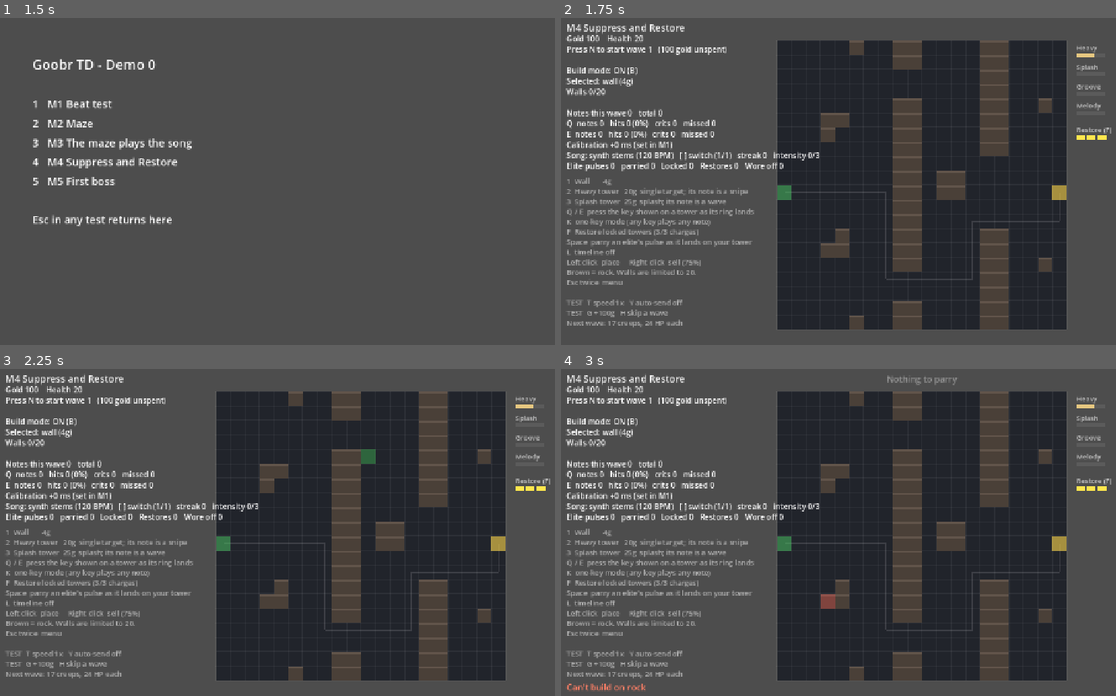
Above: before the commit, frames 1-4 (two rows, left to right).
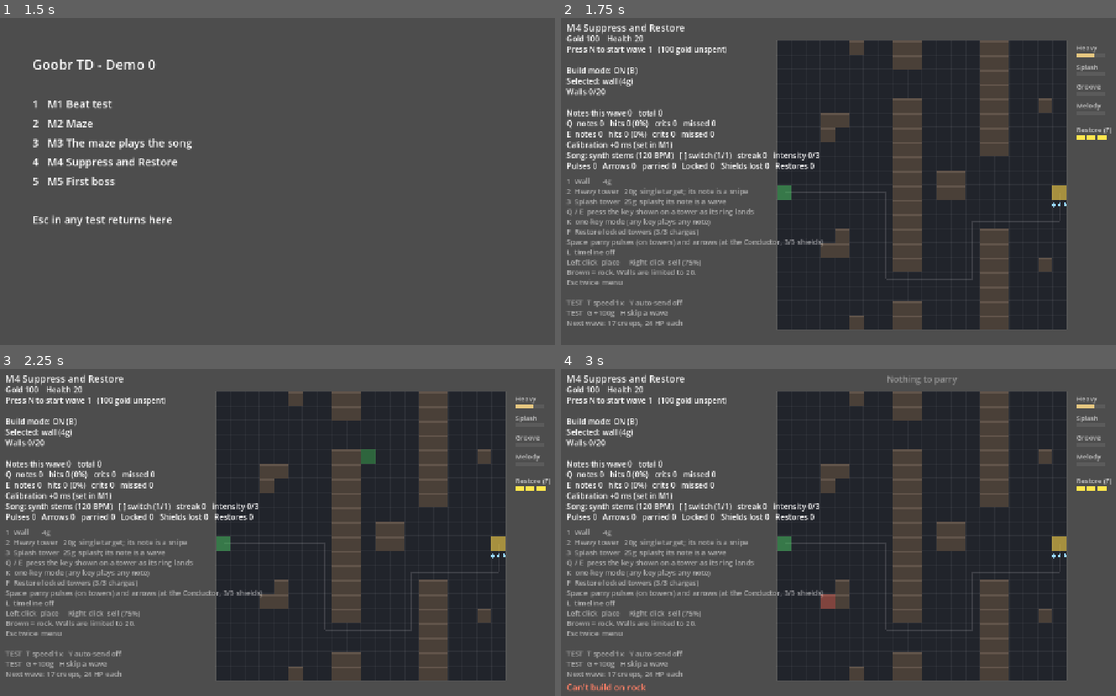
Above: after the commit, the same moments.

Repository: jaredmichaelbench/Goobr-td
Game: Godot game, scene res://menu.tscn
Same seed, same stepped clock (60 frames per second), same inputs: the game is played once before the commit and once after it.
Inputs (mouse positions are in pixels of both pictures, inside the frame that each line leads up to):
- Up to frame 1 (1.5 s): tap Enter at 0.5 s; move the mouse to (438, 168) at 0.52 s; hold W 0.53-1.28 s; tap R at 0.6 s; click (438, 168) at 0.67 s; tap Space at 0.77, 1.25 s; tap N at 0.8, 1.35 s; move the mouse to (177, 201) at 1.27 s
- Up to frame 2 (1.75 s): tap Space at 1.52 s; tap 4 at 1.55 s
- Up to frame 3 (2.25 s): tap Enter at 2 s; move the mouse to (366, 460) at 2.02 s; hold W from 2.03 s (still down); tap 4 at 2.1 s
- Up to frame 4 (3 s): keep holding W; tap 5 at 2.3, 2.85 s; tap Space at 2.75 s; move the mouse to (832, 604) at 2.77 s; click (832, 604) at 2.92 s

Frame 1 is identical in both runs. In frame 2, 0.8% of the frame differs, in the area x 1-92%, y 44-71%; in frame 3, 0.8%; in frame 4, 0.8%.

Commit message:
M6a slice 2: Jammer holds still to throw, Archer elite with arrows and Conductor shields; power-and-challenge design note
Co-Authored-By: Claude Fable 5.1 <noreply@anthropic.com>
Claude-Session: https://claude.ai/code/session_01L92Fzbf8i6vmMnAej33eyX

Diff:
--- a/game/scripts/m4_restore.gd
+++ b/game/scripts/m4_restore.gd
@@ -3,15 +3,20 @@
 ## does restoring on the beat feel great?
 ##
 ## Elite creeps (big, dark red) walk the maze with the wave, a few per wave
-## from ELITE_FIRST_WAVE. When an elite has a tower in reach it throws a pulse
-## at the nearest one on the next downbeat: the pulse is a visible projectile
-## that leaves the elite a bar early and crawls to the tower, with a tick on
-## every beat and a low tone on the last. Press Space as it lands to parry
-## (the elite takes damage); miss it and that tower is locked (suppressed) for
-## SUPPRESS_SECONDS. Locked towers don't fire, don't answer notes, and their
-## part drops out of the music. Notes never lock anything (D-0023): Space is
-## the one defensive input, here and on the boss, and it always means "the
-## projectile is landing" (D-0024).
+## from ELITE_FIRST_WAVE. Two kinds, one parry language: a projectile leaves
+## the elite, you watch it land, Space on arrival (D-0024, D-0027).
+##
+## Jammer: when it has a tower in reach it stops, raises a sword, and throws a
+## pulse at the nearest tower that lands on the next downbeat, with a tick on
+## every beat and a low tone on the last. Parry it and the tower fires back;
+## miss it and that tower is locked (suppressed) for SUPPRESS_SECONDS. Locked
+## towers don't fire, don't answer notes, and their part drops out of the music.
+##
+## Archer: once within ARCHER_RANGE of the Conductor it shoots an arrow down
+## the path that lands on the next downbeat. Parry it and the Conductor
+## deflects it back; miss it and it breaks one of the Conductor's SHIELDS
+## (SHIELDS per wave), then costs health. Creeps walking in still cost health.
+## Notes never lock anything (D-0023): Space is the one defensive input.
 ##
 ## F = Restore, any time. It lands on the next 8th note (at most 250 ms later)
 ## so the ripple, salvo and sound sit on the grid without you timing anything
@@ -30,6 +35,9 @@
 const PARRY_DAMAGE := 40.0
 const PULSE_TELL_BEATS := 1.0
 const IMMUNE_BARS := 2.0  # Towers relit by Restore can't be locked for this long.
+const ARCHER_RANGE := 10.0  # Path tiles from the Conductor an Archer shoots from.
+const ARCHER_BARS := 6  # Bars between one Archer's shots.
+const SHIELDS := 3  # Conductor shields per wave; each absorbs one ranged hit.
 const RESTORE_GRID_STEPS := 1  # Restore lands on the next 8th note. 0 = instant.
 const RIPPLE_SPEED := 28.0  # Tiles per second the refresh ripple travels.
 const RESTORE_CHARGES := 3
@@ -43,7 +51,9 @@
 var _relight := {}  # cell -> distance from the goal, waiting for the ripple
 var _ripple := -1.0  # Ripple radius in tiles, or -1 when idle.
 var immune := {}  # tower cell -> seconds of lock immunity left (after Restore)
-var m4_stats := {"suppressed": 0, "restores": 0, "expired": 0, "pulses": 0, "parried": 0}
+var shields := SHIELDS
+var arrows: Array[Dictionary] = []  # launch, arrive, from, state (flying/parried/hit), ref (the Archer)
+var m4_stats := {"suppressed": 0, "restores": 0, "expired": 0, "pulses": 0, "parried": 0, "arrows": 0, "shields_lost": 0}
 
 
 func _ready() -> void:
@@ -73,18 +83,23 @@
 	super.reset()
 	suppressed.clear()
 	immune.clear()
+	shields = SHIELDS
+	arrows.clear()
 	restore_charges = RESTORE_CHARGES
 	_restore_at = -1.0
 	_relight.clear()
 	_ripple = -1.0
-	m4_stats = {"suppressed": 0, "restores": 0, "expired": 0, "pulses": 0, "parried": 0}
+	m4_stats = {"suppressed": 0, "restores": 0, "expired": 0, "pulses": 0, "parried": 0, "arrows": 0, "shields_lost": 0}
 
 
 func start_wave() -> void:
 	var was_active := wave_active
 	super.start_wave()
-	if wave_active and not was_active and wave > 1:
-		restore_charges = mini(RESTORE_CHARGES, restore_charges + 1)
+	if wave_active and not was_active:
+		shields = SHIELDS
+		arrows.clear()
+		if wave > 1:
+			restore_charges = mini(RESTORE_CHARGES, restore_charges + 1)
 
 
 # --- Elites ------------------------------------------------------------------
@@ -106,15 +121,28 @@
 	return out
 
 
+## Which kind the k-th elite of a wave is: Jammers first, Archers from wave 4,
+## then alternating.
+func elite_kind(w: int, k: int) -> String:
+	if w <= 3:
+		return "jammer"
+	if w == 4:
+		return "archer"
+	return "jammer" if k % 2 == 0 else "archer"
+
+
 func _spawn_creep() -> void:
 	super._spawn_creep()
 	var index := creeps_in_wave(wave) - _to_spawn  # 1-based spawn order (this one).
-	if elite_slots(wave).has(index):
+	var slots := elite_slots(wave)
+	if slots.has(index):
 		var c: Dictionary = creeps[creeps.size() - 1]
 		c["elite"] = true
+		c["kind"] = elite_kind(wave, slots.find(index))
 		c["hp"] *= ELITE_HP_MULT
 		c["max_hp"] = c["hp"]
 		c["speed"] *= ELITE_SPEED_MULT
+		c["base_speed"] = c["speed"]
 		c["pulse_at"] = -1.0  # Song time its next pulse lands, or -1.
 		c["pulse_from"] = -1.0  # Song time the projectile left the elite.
 		c["pulse_targets"] = [] as Array[Vector2i]
@@ -132,13 +160,26 @@
 		active["hat"] = false
 
 
-## Elites with towers in reach right now.
+## Jammers with towers in reach right now.
 func armed_elites() -> Array[Dictionary]:
 	var out: Array[Dictionary] = []
 	for c in creeps:
-		if c.get("elite", false) and c["hp"] > 0.0 and not _towers_in_reach(c["pos"]).is_empty():
+		if c.get("elite", false) and c.get("kind", "jammer") == "jammer" and c["hp"] > 0.0 and not _towers_in_reach(c["pos"]).is_empty():
 			out.append(c)
 	return out
+
+
+func _path_left(c: Dictionary) -> float:
+	return float(grid.dist(c["target"])) + c["pos"].distance_to(Vector2(c["target"]))
+
+
+## A Jammer stands still while its pulse is in the air, so the throw never
+## comes from on top of the tower and the projectile has a path to read.
+func _move_creeps(delta: float) -> void:
+	for c in creeps:
+		if c.get("elite", false) and c.has("base_speed"):
+			c["speed"] = 0.0 if (c["kind"] == "jammer" and c["pulse_at"] >= 0.0) else c["base_speed"]
+	super._move_creeps(delta)
 
 
 func _towers_in_reach(pos: Vector2) -> Array[Vector2i]:
@@ -162,12 +203,21 @@
 	return out
 
 
-## Called every step. On a bar start, an armed elite with its cooldown done
-## throws a pulse that lands on the next downbeat: a full bar in the air.
+## Called every step. On a bar start, an armed Jammer with its cooldown done
+## throws a pulse that lands on the next downbeat (a full bar in the air), and
+## an Archer in range shoots an arrow that lands on the same downbeat.
 func _arm_elites(s: int) -> void:
 	if posmod(s, STEPS_PER_BAR) != 0:
 		return
 	var bar_time := floori(float(s) / STEPS_PER_BAR) * clock.bar_length()
+	for c in creeps:
+		if not c.get("elite", false) or c.get("kind", "") != "archer" or c["hp"] <= 0.0:
+			continue
+		if beat_time() < c["cooldown_until"] or _path_left(c) > ARCHER_RANGE:
+			continue
+		c["cooldown_until"] = beat_time() + ARCHER_BARS * clock.bar_length()
+		arrows.append({"launch": bar_time, "arrive": bar_time + clock.bar_length(), "from": c["pos"], "state": "flying", "ref": c, "ticked": -1, "told": false})
+		m4_stats["arrows"] += 1
 	for c in armed_elites():
 		if c["pulse_at"] >= 0.0 or beat_time() < c["cooldown_until"]:
 			continue
@@ -223,7 +273,45 @@
 	for c in creeps:
 		if c.get("elite", false) and c["hp"] > 0.0 and c["pulse_at"] >= 0.0:
 			out.append({"time": c["pulse_at"], "kind": "elite", "ref": c})
+	for a in arrows:
+		if a["state"] == "flying":
+			out.append({"time": a["arrive"], "kind": "arrow", "ref": a})
 	return out
+
+
+## An arrow reached the Conductor unparried: a shield breaks, or health goes.
+func _arrow_hit(a: Dictionary) -> void:
+	a["state"] = "hit"
+	_shockwaves.append({"pos": Vector2(GOAL), "ttl": 0.5, "color": Color(0.9, 0.2, 0.3)})
+	_sfx["miss"].play()
+	if shields > 0:
+		shields -= 1
+		m4_stats["shields_lost"] += 1
+		_show_feedback("ARROW   shield broken, %d left" % shields, Color(1, 0.5, 0.4))
+	else:
+		health -= 1
+		_show_feedback("ARROW   -1 health", Color(1, 0.3, 0.3))
+		if health <= 0:
+			health = 0
+			state = "lost"
+
+
+## Where a projectile flying the path from `from` is right now.
+func _path_pos(b: Dictionary) -> Vector2:
+	var frac: float = clampf((beat_time() - b["launch"]) / maxf(b["arrive"] - b["launch"], 0.01), 0.0, 1.0)
+	var from: Vector2 = b["from"]
+	var total := float(grid.dist(Vector2i(from.round())))
+	if total <= 0.0:
+		return Vector2(GOAL)
+	var to_go := total * (1.0 - frac)
+	var cell := Vector2i(from.round())
+	var guard := 400
+	while grid.dist(cell) > to_go + 1.0 and guard > 0:
+		cell = grid.next_step(cell)
+		guard -= 1
+	var next := grid.next_step(cell)
+	var t := clampf(float(grid.dist(cell)) - to_go, 0.0, 1.0)
+	return Vector2(cell).lerp(Vector2(next), t)
 
 
 func _parry() -> void:
@@ -251,6 +339,19 @@
 ## What a parry does, by kind. M5 extends this for bolts.
 func _resolve_parry(cand: Dictionary, g: String, offset_ms: float) -> void:
 	var perfect := g == "Perfect"
+	if cand["kind"] == "arrow":
+		var a: Dictionary = cand["ref"]
+		a["state"] = "parried"
+		m4_stats["parried"] += 1
+		var archer: Dictionary = a["ref"]
+		var dmg := PARRY_DAMAGE * (2.0 if perfect else 1.0)
+		if creeps.has(archer):
+			archer["hp"] -= dmg
+			shots.append({"from": Vector2(GOAL), "to": archer["pos"], "color": Color(1.0, 0.9, 0.3), "ttl": 0.35, "splash": 0.0, "width": 3.0})
+			_popup(archer["pos"], ("%d!" if perfect else "%d") % roundi(dmg), Color(1.0, 0.9, 0.3) if perfect else Color.WHITE, 20 if perfect else 15)
+		_shockwaves.append({"pos": Vector2(GOAL), "ttl": 0.4, "color": Color(1.0, 0.9, 0.3)})
+		_show_feedback("%sPARRY  %+.0f ms   arrow returned" % ["PERFECT " if perfect else "", offset_ms], Color(1.0, 0.9, 0.3) if perfect else Color.WHITE)
+		return
 	if cand["kind"] == "elite":
 		var c: Dictionary = cand["ref"]
 		var targets: Array = c.get("pulse_targets", [])
@@ -293,6 +394,26 @@
 			if press_time() > c["pulse_at"] + Timing.PARRY_GOOD_MS / 1000.0:
 				_pulse_lands(c)
 				on_streak_miss()
+	# Arrows in the air: ticks, the tell, and the hit if nobody parried.
+	for a in arrows:
+		if a["state"] != "flying":
+			continue
+		var beat := clock.beat_length()
+		var beat_index := floori((beat_time() - a["launch"]) / beat)
+		if beat_index > a["ticked"] and beat_time() < a["arrive"] - PULSE_TELL_BEATS * beat:
+			a["ticked"] = beat_index
+			_sfx["tick"].play()
+		if not a["told"] and beat_time() >= a["arrive"] - PULSE_TELL_BEATS * beat:
+			a["told"] = true
+			_sfx["tell"].play()
+		if press_time() > a["arrive"] + Timing.PARRY_GOOD_MS / 1000.0:
+			_arrow_hit(a)
+			on_streak_miss()
+	var keep: Array[Dictionary] = []
+	for a in arrows:
+		if a["arrive"] > beat_time() - 0.5:
+			keep.append(a)
+	arrows = keep
 	for cell in immune.keys():
 		immune[cell] -= delta
 		if immune[cell] <= 0.0 or not structures.has(cell):
@@ -424,6 +545,14 @@
 		var p := _to_screen(c["pos"])
 		draw_circle(p, TILE * 0.4, Color(0.55, 0.1, 0.2))
 		draw_arc(p, TILE * 0.4, 0, TAU, 32, Color(1, 0.3, 0.4), 2.0)
+		if c.get("kind", "jammer") == "archer":
+			# A bow: an arc on its back, red while an arrow of its is in the air.
+			var shooting := false
+			for a in arrows:
+				if a["state"] == "flying" and a["ref"] == c:
+					shooting = true
+			draw_arc(p + Vector2(TILE * 0.3, -TILE * 0.2), TILE * 0.38, -PI * 0.6, PI * 0.6, 16, Color(1, 0.35, 0.4) if shooting else Color(1, 1, 1, 0.85), 3.0)
+			continue
 		if c["pulse_at"] < 0.0:
 			continue
 		var frac: float = clampf((beat_time() - c["pulse_from"]) / maxf(c["pulse_at"] - c["pulse_from"], 0.01), 0.0, 1.0)
@@ -460,6 +589,28 @@
 		var frac: float = suppressed[cell] / SUPPRESS_SECONDS
 		draw_line(poly[3], poly[3].lerp(poly[2], frac), Color(1, 0.3, 0.3), 3.0)
 
+	# Arrows: fly the path to the Conductor; the Conductor's ring closes over
+	# the bar with beat pips, the same read as a pulse on a tower.
+	var gp := _to_screen(Vector2(GOAL))
+	for a in arrows:
+		if a["state"] != "flying":
+			continue
+		var frac: float = clampf((beat_time() - a["launch"]) / maxf(a["arrive"] - a["launch"], 0.01), 0.0, 1.0)
+		var last: bool = a["told"]
+		var beats_gone := clampi(floori((beat_time() - a["launch"]) / beat), 0, 4)
+		var ap := _to_screen(_path_pos(a))
+		draw_circle(ap, TILE * (0.2 if not last else 0.26), Color(1, 0.5, 0.6))
+		draw_circle(ap, TILE * 0.09, Color.WHITE)
+		draw_arc(gp, TILE * (0.6 + 1.3 * (1.0 - frac)), 0, TAU, 48, Color(1, 0.3, 0.4, 0.35 + 0.65 * frac), 2.0 + 2.5 * frac)
+		for i in 4:
+			var pip := gp + Vector2(-15 + i * 10, -TILE * 0.95)
+			draw_circle(pip, 3.5, Color(1, 0.35, 0.4) if i < beats_gone else Color(1, 1, 1, 0.25))
+	# Conductor shields: small diamonds under the goal.
+	for i in SHIELDS:
+		var sp := gp + Vector2(-12 + i * 12, TILE * 0.85)
+		var filled := i < shields
+		draw_colored_polygon(PackedVector2Array([sp + Vector2(0, -5), sp + Vector2(4, 0), sp + Vector2(0, 5), sp + Vector2(-4, 0)]), Color(0.6, 0.85, 1.0) if filled else Color(1, 1, 1, 0.15))
+
 	# Immune towers: a soft shield ring.
 	for cell in immune:
 		var a: float = clampf(immune[cell] / (IMMUNE_BARS * clock.bar_length()), 0.0, 1.0)
@@ -511,12 +662,12 @@
 
 func status_lines() -> Array[String]:
 	var lines := super.status_lines()
-	lines.append("Elite pulses %d   parried %d   Locked %d   Restores %d   Wore off %d" % [m4_stats["pulses"], m4_stats["parried"], m4_stats["suppressed"], m4_stats["restores"], m4_stats["expired"]])
+	lines.append("Pulses %d   Arrows %d   parried %d   Locked %d   Shields lost %d   Restores %d" % [m4_stats["pulses"], m4_stats["arrows"], m4_stats["parried"], m4_stats["suppressed"], m4_stats["shields_lost"], m4_stats["restores"]])
 	return lines
 
 
 func help_lines() -> Array[String]:
 	var lines := super.help_lines()
 	lines.insert(5, "F  Restore locked towers (%d/%d charges)" % [restore_charges, RESTORE_CHARGES])
-	lines.insert(6, "Space  parry an elite's pulse as it lands on your tower")
+	lines.insert(6, "Space  parry pulses (on towers) and arrows (at the Conductor, %d/%d shields)" % [shields, SHIELDS])
 	return lines
--- a/game/scripts/m5_boss.gd
+++ b/game/scripts/m5_boss.gd
@@ -214,10 +214,16 @@
 
 func _bolt_hit() -> void:
 	m5_stats["hits"] += 1
-	health -= HIT_HEALTH
 	_sfx["miss"].play()
 	_conductor_flash = {"color": Color(1, 0.3, 0.3), "ttl": 0.4}
-	_show_feedback("HIT   -%d health" % HIT_HEALTH, Color(1, 0.3, 0.3))
+	# A shield takes the bolt if one is left; otherwise it costs health.
+	if shields > 0:
+		shields -= 1
+		m4_stats["shields_lost"] += 1
+		_show_feedback("HIT   shield broken, %d left" % shields, Color(1, 0.5, 0.4))
+	else:
+		health -= HIT_HEALTH
+		_show_feedback("HIT   -%d health" % HIT_HEALTH, Color(1, 0.3, 0.3))
 	# The boss presses its advantage: the nearest tower(s) in its reach lock.
 	if boss_alive():
 		if _lock_towers(_pulse_targets_for(boss["pos"])) > 0:
@@ -317,21 +323,7 @@
 
 ## Where along the path a bolt is: from its launch spot to the goal.
 func _bolt_pos(b: Dictionary) -> Vector2:
-	var frac: float = clampf((beat_time() - b["launch"]) / maxf(b["arrive"] - b["launch"], 0.01), 0.0, 1.0)
-	var from: Vector2 = b["from"]
-	var total := float(grid.dist(Vector2i(from.round())))
-	if total <= 0.0:
-		return Vector2(GOAL)
-	var to_go := total * (1.0 - frac)
-	# Walk the flow field from the launch cell until the remaining distance is used up.
-	var cell := Vector2i(from.round())
-	var guard := 400
-	while grid.dist(cell) > to_go + 1.0 and guard > 0:
-		cell = grid.next_step(cell)
-		guard -= 1
-	var next := grid.next_step(cell)
-	var t := clampf(float(grid.dist(cell)) - to_go, 0.0, 1.0)
-	return Vector2(cell).lerp(Vector2(next), t)
+	return _path_pos(b)
 
 
 func _draw() -> void:
Not shown, changed: docs/decisions/decisions.md
Not shown, added: docs/notes/power-and-challenge.md
Not shown, changed: docs/prototypes/M6-results.md
Not shown, changed: game/README.md
